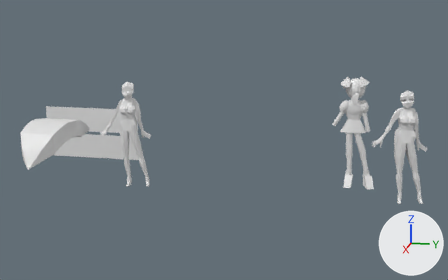
What one commit did to the Blender file Utena.blend.
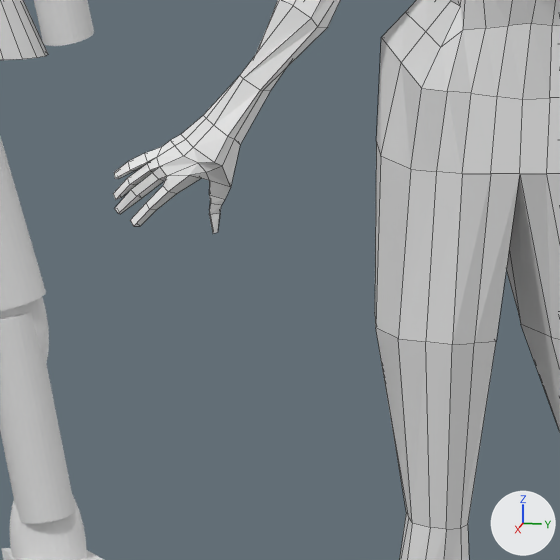
The first picture shows the older version from a camera (50 mm lens) standing at (11.43, 3.07, 2.64) and looking at (0.84, 0.95, -0.01). The close-ups show both versions on the part from 81% to 92% of the width and 46% to 63% of the height of that picture; other places that the commit changed are outside them. Lighting does not change. The marker at lower right points along +X, +Y and +Z. The close-ups show mesh edges as thin lines.

The older version as bpy lines, for what is in view:
```python
me_cube_018 = bpy.data.meshes.new('Cube.018')
me_cube_018.from_pydata(...)  # 650 vertices, 623 faces; spans x -1.11..1.54, y -2.63..3.32, z -4.73..2.0
me_cylinder_003 = bpy.data.meshes.new('Cylinder.003')
me_cylinder_003.from_pydata(...)  # a 32-sided cylinder along z spanning x -1.0..1.0, y -1.0..1.0, z -1.0..1.0
me_sphere_006 = bpy.data.meshes.new('Sphere.006')
me_sphere_006.from_pydata(...)  # a UV sphere (32 segments, 16 rings, poles along z) spanning x -1.0..1.0, y -1.0..1.0, z -1.0..1.0
ob_cylinder_001 = bpy.data.objects.new('Cylinder.001', me_cylinder_003)
ob_cylinder_001.location = (-0.295, 3.447, 0.194)
ob_cylinder_001.rotation_euler = (0.255, 0.0, 0.0)  # degrees (15, 0, 0)
ob_cylinder_001.scale = (0.0526, 0.0408, 0.187)
ob_sphere_005 = bpy.data.objects.new('Sphere.005', me_sphere_006)
ob_sphere_005.location = (-0.3, 3.425, -0.46)
ob_sphere_005.rotation_euler = (0.24, 0.0, 0.0)  # degrees (14, 0, 0)
ob_sphere_005.scale = (0.0378, 0.0603, 0.126)
ob_utena = bpy.data.objects.new('utena', me_cube_018)
ob_utena.location = (0.545, 4.089, 0.339)
ob_utena.rotation_euler = (0.00379, 0.0312, -21.78)  # degrees (0.2, 1.8, 192)
ob_utena.scale = (0.121, 0.163, 0.296)
# also in view: 'Cone' at (-0.31, 3.22, 0.22); 'Cylinder.005' at (-0.29, 3.46, -0.62); 'Cylinder.004' at (-0.29, 3.35, -0.21); 'Sphere.006' at (-0.3, 3.51, -0.83)
```
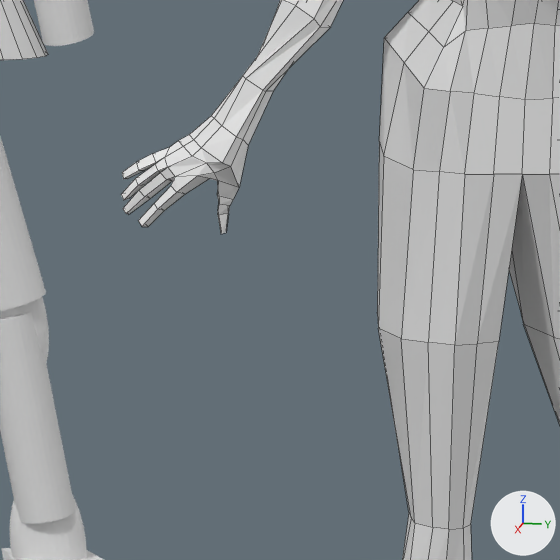
The change, as a list of edits to the scene's bpy script:
```text
Change me_cube_018:
    used by ob_utena; location = (0.545, 4.089, 0.339); rotation_euler = (0.00379, 0.0312, -21.78), in degrees (0.2, 1.8, 192); scale = (0.121, 0.163, 0.296)
    remove me_cube_018.from_pydata(...)  # 650 vertices, 623 faces; spans x -1.11..1.54, y -2.63..3.32, z -4.73..2.0
    add me_cube_018.from_pydata(...)  # 750 vertices, 724 faces; spans x -1.11..1.54, y -2.56..3.27, z -4.73..2.0
    me_cube_018 part 1
    57 vertices in x 0.18..0.96, y 2.31..3.32, z -1.41..-0.82 move by (-0.01, -0.05, 0.0)
    28 vertices in x 0.17..1.01, y 2.28..3.28, z -1.41..-0.83 move by (-0.02, -0.05, 0.0)
    17 vertices in x 0.14..0.94, y 2.45..3.31, z -1.41..-0.96 move by (-0.01, -0.04, 0.0)
    4 vertices in x 0.34..0.61, y 2.38..2.96, z -1.26..-1.1 move by (-0.02, -0.04, 0.0)
    1 vertex moves from x 0.44, y 2.69, z -0.96 to x 0.42, y 2.65, z -0.97
Change ob_utena:
    ob_utena.location: (0.545, 4.089, 0.339) -> (0.545, 4.092, 0.339)
```

What differs and where, as boxes (x1, y1, x2, y2) in the close-ups (560 x 560 px; the box of a moved part takes in the faces that stretch with it):
'utena', reshaped, moved: before (113, 0, 560, 560); after (121, 0, 560, 560)
part 1 of me_cube_018, moved or reshaped: before (113, 76, 270, 234); after (121, 76, 273, 234)
